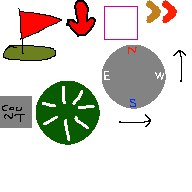
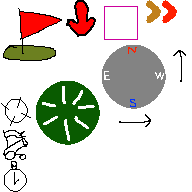
Layers edited between the first and the second 192 x 192 image:
added layer "Paint Layer 5" above "Paint Layer 1" over [0, 96, 32, 192]
hid "Paint Layer 1" (1st of 2), painted on it over [0, 96, 32, 192]
painted on "Paint Layer 1" (2nd of 2) over [0, 96, 32, 192]
